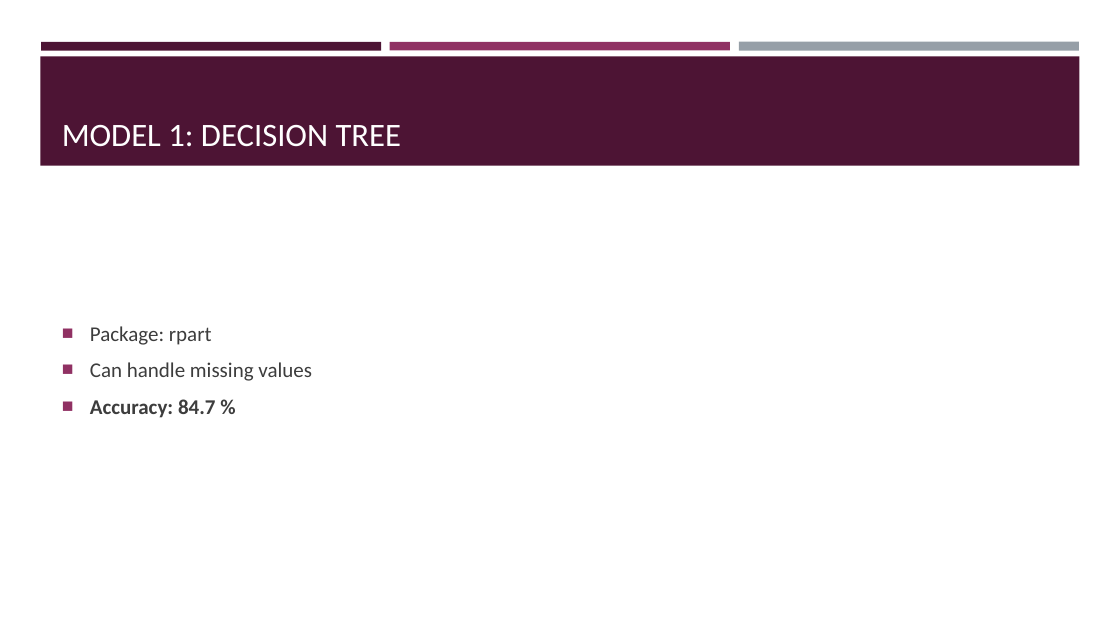
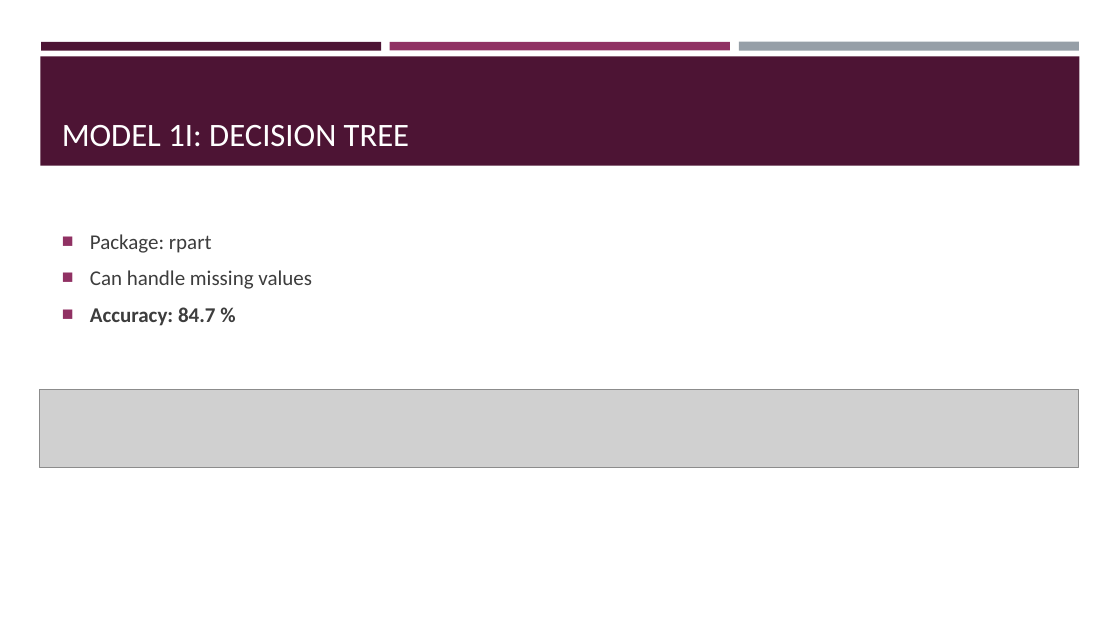
Before and after one commit to AlderCoder/Snow-finches, a slide deck: slide 9 of Final_Presentation_update.pptx (slide 7 before the commit). Drawn at 1120x630 pixels with LibreOffice and Linux fonts; fonts in the diff are those of the drawing; grey boxes stand for pictures. Boxes give left, top, right and bottom in pixels: in the first picture for what was removed or moved away, otherwise in the second. Text is boxed around its words. In the diff, an @@ line names an element or a change of style, - is before the commit and + after.

```diff
--- a/Final_Presentation_update.pptx
+++ b/Final_Presentation_update.pptx
@@ title at (x1=62, y1=125, x2=409, y2=147): text changed @@
-MODEL 1: DECISION TREE
+MODEL 1I: DECISION TREE
@@ text "Package: rpart" moved from (x1=90, y1=326, x2=312, y2=418) to (x1=90, y1=234, x2=312, y2=326) @@
@@ picture added at (x1=39, y1=390, x2=1080, y2=468) @@
```
Also in this commit, not shown: 7 other slides changed, 4 other files.
